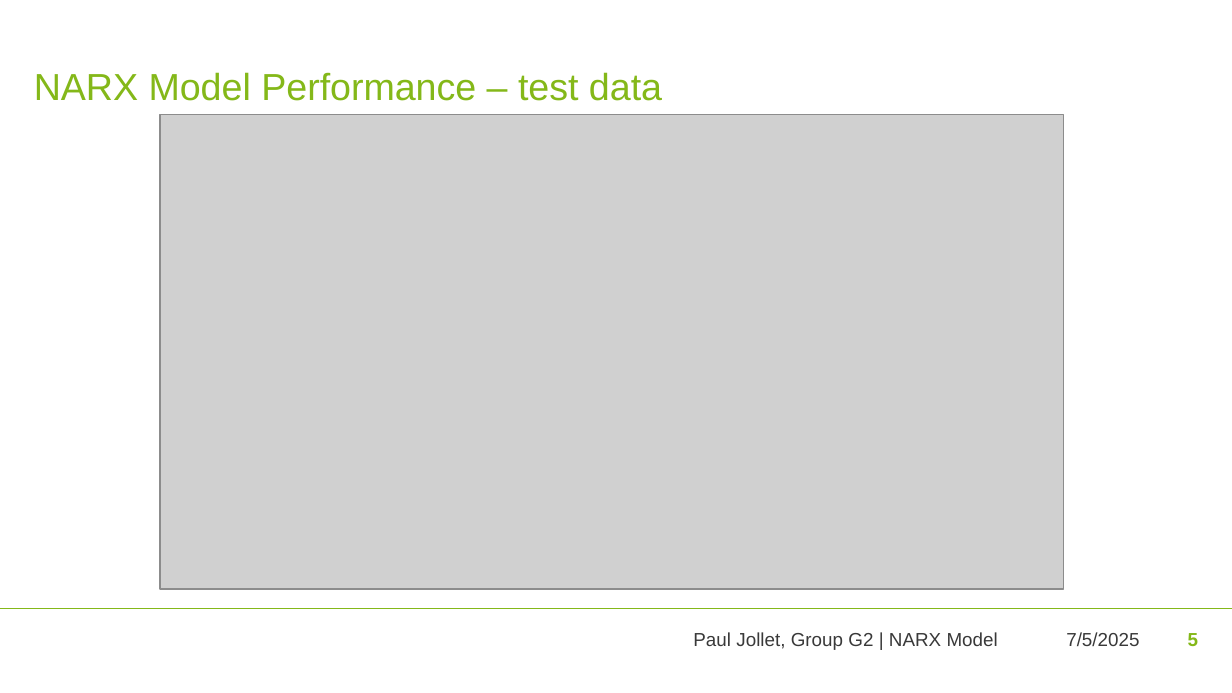
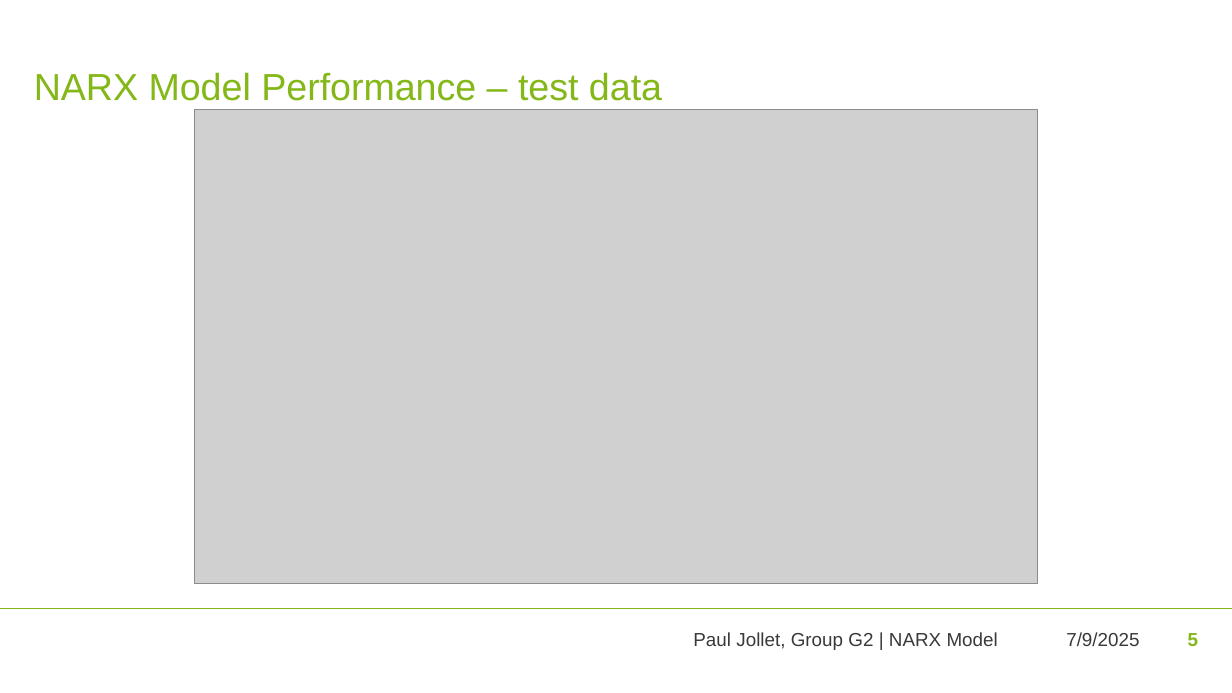
Before and after one commit to pauljlt/MLME_project, a slide deck: slide 5 of MLME_project_final_presentation_G2.pptx. Drawn at 1232x693 pixels with LibreOffice and Linux fonts; fonts in the diff are those of the drawing; grey boxes stand for pictures; background and template pictures are left out. Boxes give left, top, right and bottom in pixels: in the first picture for what was removed or moved away, otherwise in the second. Text is boxed around its words. In the diff, an @@ line names an element or a change of style, - is before the commit and + after.

```diff
--- a/MLME_project_final_presentation_G2.pptx
+++ b/MLME_project_final_presentation_G2.pptx
@@ picture resized from (x1=160, y1=115, x2=1063, y2=589) to (x1=195, y1=110, x2=1039, y2=584) @@
@@ text at (x1=1066, y1=632, x2=1139, y2=646): text changed @@
-7/5/2025
+7/9/2025
```
Also in this commit, not shown: 3 other slides changed, 4 slides added, 26 other files.
